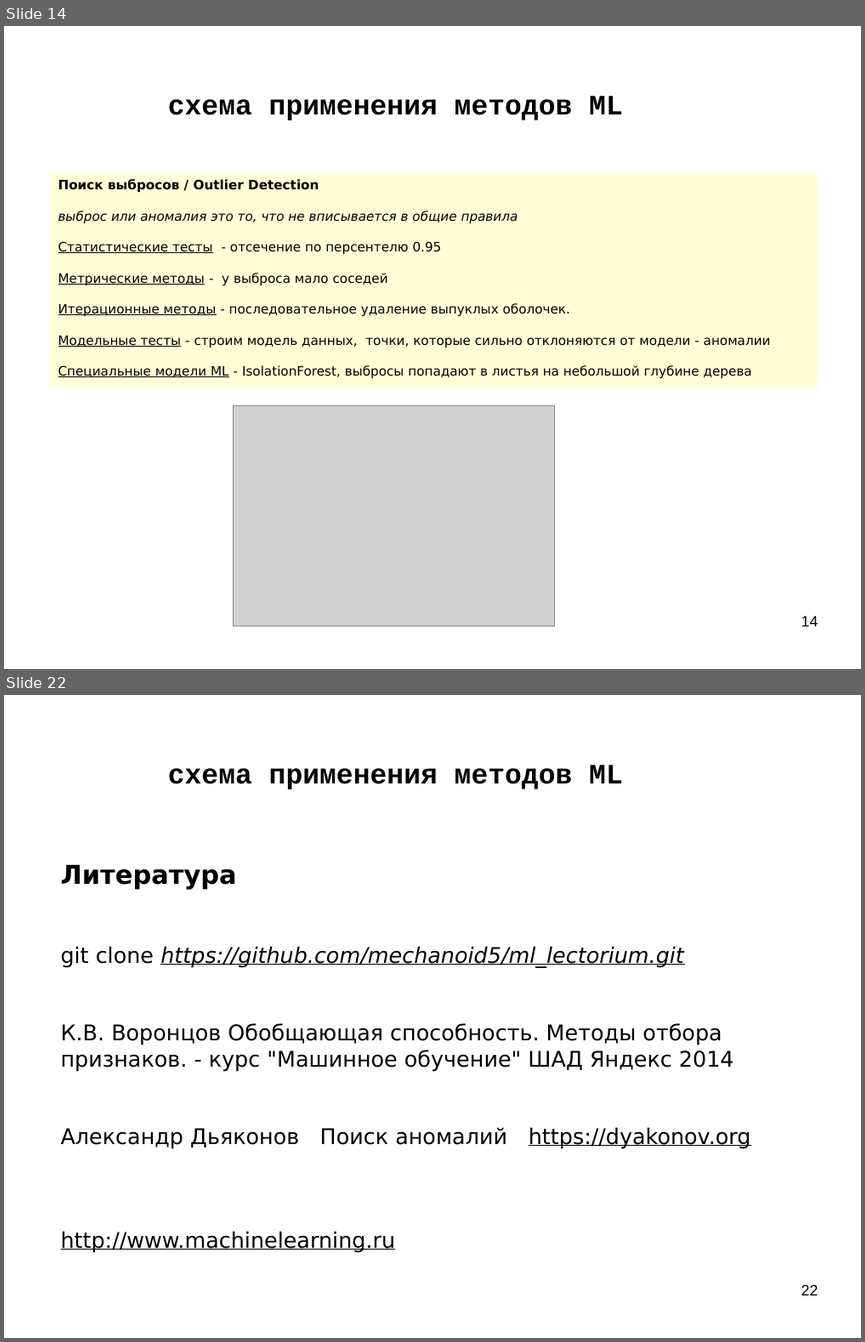
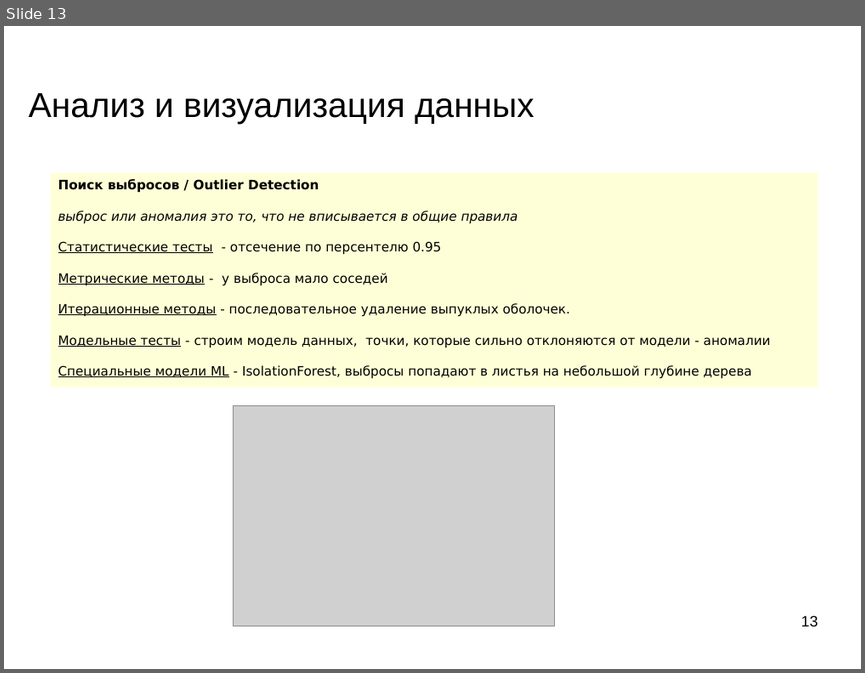
Before and after one commit to mechanoid5/ml_lectorium_2026_I, a slide deck: 04-data-proc.odp. Shown one above the other, each under a label of ours: slides 14 and 22 before the commit, slide 13 after it; the slides between them are not shown. The pictures are 865x1342 and 865x673 pixels, drawn with LibreOffice and Linux fonts; fonts in the diff are those of the drawing; grey boxes stand for pictures; background and template pictures are left out. Boxes give left, top, right and bottom in pixels: in the first picture for what was removed or moved away, otherwise in the second. Text is boxed around its words. In the diff, an @@ line names an element or a change of style, - is before the commit and + after.

```diff
--- a/04-data-proc.odp
+++ b/04-data-proc.odp
@@ slide 22 removed at <box>4,695,861,1338</box>, background picture (left out) @@
@@ title removed at <box>168,765,623,789</box> @@
-схема применения методов ML
@@ text removed at <box>61,864,751,1253</box> @@
-Литература
-git clone https://github.com/mechanoid5/ml_lectorium.git
-К.В. Воронцов Обобщающая способность. Методы отбора признаков. - курс "Машинное обучение" ШАД Яндекс 2014
-Александр Дьяконов Поиск аномалий https://dyakonov.org
-http://www.machinelearning.ru
@@ page number removed at <box>801,1284,818,1295</box> @@
-22
@@ what was slide 14 is now slide 13 @@
@@ slide 13 changed as well @@
@@ title at <box>29,93,534,124</box>: text changed; size 26 to 32 pt; font Courier New to Arial; bold off @@
-схема применения методов ML
+Анализ и визуализация данных
@@ page number at <box>801,615,818,626</box>: text changed @@
-14
+13
```
Also in this commit, not shown: 14 other slides changed, 12 slides added, 6 other slides removed.
